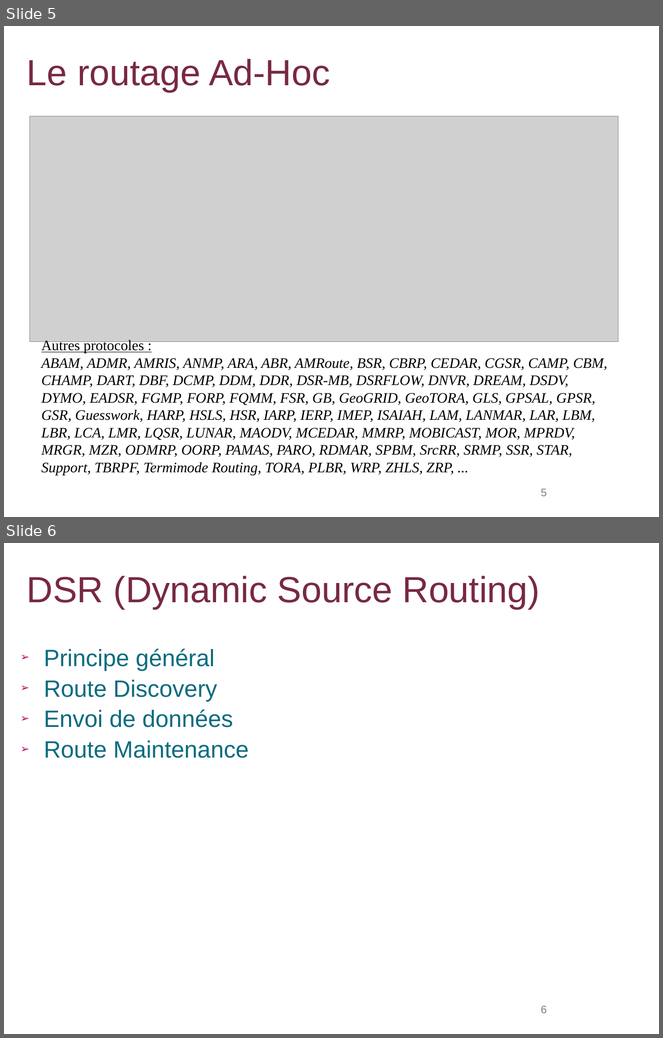
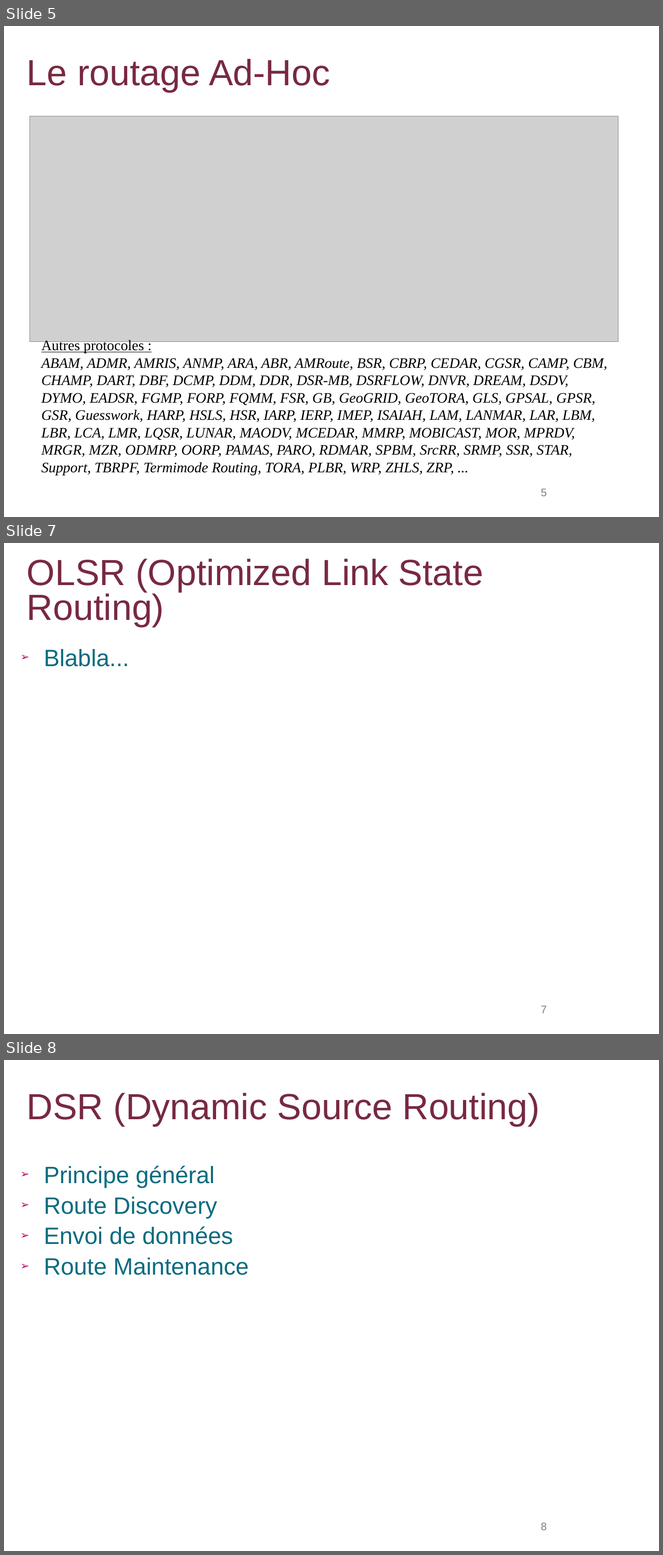
Before and after one commit to lbarbisan/adhoc, a slide deck: work/les_routages_adhoc.odp. Shown one above the other, each under a label of ours: slides 5 and 6 before the commit, slides 5, 7 and 8 after it; the slides between them are not shown. The pictures are 663x1038 and 663x1555 pixels, drawn with LibreOffice and Linux fonts; fonts in the diff are those of the drawing; grey boxes stand for pictures; background and template pictures are left out. Boxes give left, top, right and bottom in pixels: in the first picture for what was removed or moved away, otherwise in the second. Text is boxed around its words. In the diff, an @@ line names an element or a change of style, - is before the commit and + after.

```diff
--- a/work/les_routages_adhoc.odp
+++ b/work/les_routages_adhoc.odp
@@ slide 7 added at (4,543,659,1034), background #FFFFFF @@
@@ title added at (27,559,483,627), 40 pt, text #782941 @@
+OLSR (Optimized Link State Routing)
@@ text added at (44,649,129,667), 26 pt, text #0B6B7F @@
+➢ Blabla...
@@ page number added at (541,1006,547,1014), 12 pt, text #808080 @@
+7
@@ what was slide 6 is now slide 8 @@
```
Also in this commit, not shown: 1 slide changed, 1 other slide added.
